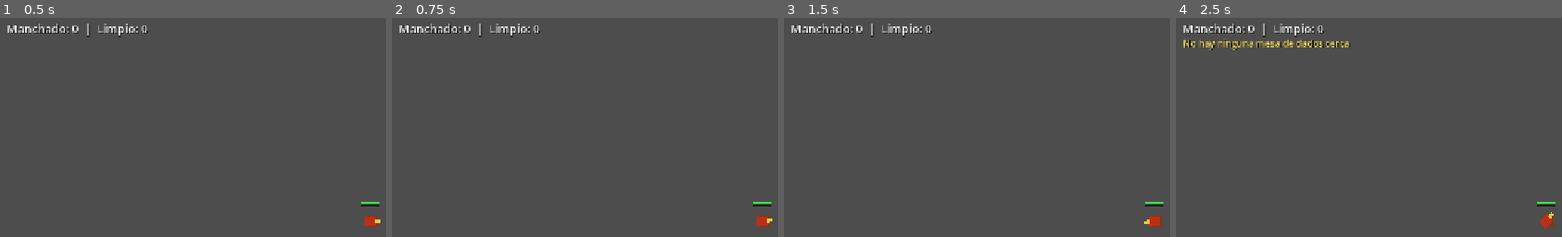
Above: before the commit, frames 1-4 (left to right).
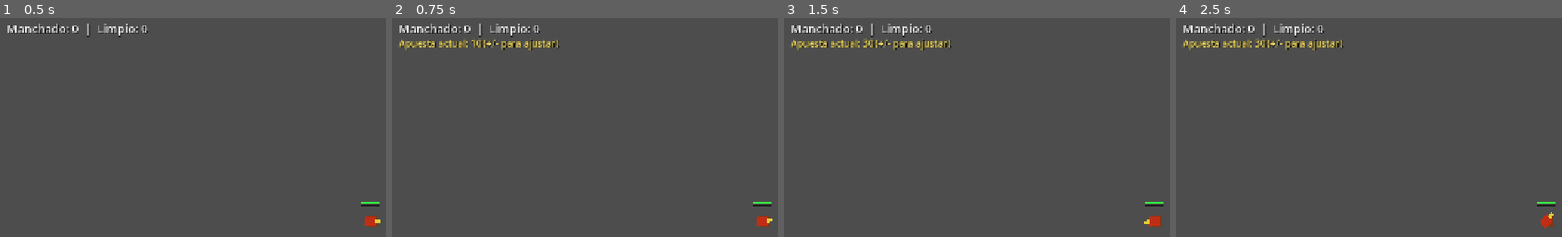
Above: after the commit, the same moments.

Repository: thejowe/ninjex
Game: Godot game, scene res://scenes/player/player.tscn
Same seed, same stepped clock (60 frames per second), same inputs: the game is played once before the commit and once after it. This scene is started directly instead of the project's main scene.
Inputs (mouse positions are in pixels of both pictures, inside the frame that each line leads up to):
- Up to frame 1 (0.5 s): no input
- Up to frame 2 (0.75 s): tap Enter at 0.5 s; move the mouse to (outside the picture) at 0.52 s; hold D (move_right) from 0.53 s (still down); tap - (apuesta_bajar, bound only after the commit) at 0.6 s
- Up to frame 3 (1.5 s): tap = (apuesta_subir, bound only after the commit) at 0.8, 1.35 s; tap Space (impulse) at 1.25 s; move the mouse to (outside the picture) at 1.27 s; release D (move_right) at 1.28 s; hold S (move_down) from 1.28 s (still down)
- Up to frame 4 (2.5 s): tap - (apuesta_bajar, bound only after the commit) at 1.55 s; tap Enter at 2 s; move the mouse to (outside the picture) at 2.02 s; release S (move_down) at 2.03 s; hold D (move_right) from 2.03 s (still down); tap T (apostar_alto) at 2.1 s; tap = (apuesta_subir, bound only after the commit) at 2.3 s

Frame 1 is identical in both runs. In frame 2, 1.0% of the frame differs, in the area x 1-44%, y 9-15%; in frame 3, 1.0%; in frame 4, 1.1%, in the area x 1-45%, y 9-15%.

Commit message:
Mesa de dados: apuesta ajustable en vez de monto fijo de 20
Pedido directo del usuario: "que se pueda apostar todo lo que quieras, no
un minimo de 20". MesaDados.apuesta_fija -> apuesta_minima (1.0, solo un
suelo para no apostar 0). Nuevas teclas +/- (apuesta_subir/apuesta_bajar)
ajustan _apuesta_monto de 10 en 10 sin techo -- el host sigue validando
fondos al apostar de verdad. El aviso de interaccion junto a la mesa ahora
muestra cuanto vas a apostar y con que moneda.

Co-Authored-By: Claude Sonnet 5 <noreply@anthropic.com>
Claude-Session: https://claude.ai/code/session_01AJreZ1zmSU6ncpj3ssCMTb

Diff:
--- a/project.godot
+++ b/project.godot
@@ -107,6 +107,16 @@
 "events": [Object(InputEventKey,"resource_local_to_scene":false,"resource_name":"","device":-1,"window_id":0,"alt_press …(191 unchanged characters)…
 ]
 }
+apuesta_subir={
+"deadzone": 0.2,
+"events": [Object(InputEventKey,"resource_local_to_scene":false,"resource_name":"","device":-1,"window_id":0,"alt_pressed":false,"shift_pressed":false,"ctrl_pressed":false,"meta_pressed":false,"pressed":false,"keycode":0,"physical_keycode":61,"key_label":0,"unicode":61,"location":0,"echo":false,"script":null)
+]
+}
+apuesta_bajar={
+"deadzone": 0.2,
+"events": [Object(InputEventKey,"resource_local_to_scene":false,"resource_name":"","device":-1,"window_id":0,"alt_pressed":false,"shift_pressed":false,"ctrl_pressed":false,"meta_pressed":false,"pressed":false,"keycode":0,"physical_keycode":45,"key_label":0,"unicode":45,"location":0,"echo":false,"script":null)
+]
+}
 toggle_moneda_apuesta={
 "deadzone": 0.2,
 "events": [Object(InputEventKey,"resource_local_to_scene":false,"resource_name":"","device":-1,"window_id":0,"alt_press …(192 unchanged characters)…
--- a/scripts/economy/mesa_dados.gd
+++ b/scripts/economy/mesa_dados.gd
@@ -32,11 +32,13 @@
 const CARA_ALTO := 3
 
 @export var radio_apuesta: float = 70.0
-## Apuesta fija por tirada en vez de cantidad variable: un vertical slice
-## sin HUD no tiene forma de que el jugador escriba una cantidad, asi que
-## una unica tecla apuesta siempre lo mismo -- mismo criterio que "vender
-## todos los cadaveres cargados de golpe" en player.gd confirm_vender().
-@export var apuesta_fija: float = 20.0
+## Apuesta ajustable (pedido del usuario: "que se pueda apostar todo lo que
+## quieras, no un minimo de 20"). Ya no es un monto fijo -- solo el suelo
+## para no poder apostar 0 ni negativo. El jugador ajusta cuanto apostar con
+## +/- (ver player.gd _apuesta_monto/APUESTA_STEP) y esa cantidad viaja en
+## el RPC submit_apostar_dados(); el host solo comprueba que sea >= esto y
+## que haya fondos suficientes.
+@export var apuesta_minima: float = 1.0
 
 @onready var _visual: ColorRect = $Visual
 
--- a/scripts/economy/usurero.gd
+++ b/scripts/economy/usurero.gd
@@ -33,9 +33,9 @@
 
 @export var radio_prestamo: float = 70.0
 
-## Fondo minimo (decision de diseno: te saca del apuro -- alcanza para una
-## apuesta de sobra en la Mesa de Dados (MesaDados.apuesta_fija = 20.0) con
-## margen para intentarlo mas de una vez -- pero no es gratis ni te deja
+## Fondo minimo (decision de diseno: te saca del apuro -- alcanza para
+## varias apuestas del monto por defecto en la Mesa de Dados (ver
+## player.gd _apuesta_monto, 20.0 de partida, ajustable) -- pero no es gratis ni te deja
 ## comodo).
 @export var monto_prestamo: float = 50.0
 
--- a/scripts/player/player.gd
+++ b/scripts/player/player.gd
@@ -147,6 +147,17 @@
 ## (toggle_moneda_apuesta), por defecto limpio (el camino "seguro" que
 ## sigue el brief al pie de la letra).
 var _apuesta_moneda: String = "limpio"
+## Cuanto se apuesta en la mesa de dados (pedido del usuario: "que se pueda
+## apostar todo lo que quieras, no un minimo de 20"). Antes era un monto fijo
+## (MesaDados.apuesta_fija = 20.0) sin forma de cambiarlo -- ahora se ajusta
+## con +/- (apuesta_subir/apuesta_bajar) de APUESTA_STEP en APUESTA_STEP, sin
+## techo (el host igual rechaza si no hay fondos, ver submit_apostar_dados),
+## con suelo en APUESTA_MONTO_MINIMO para no poder apostar 0 ni negativo. Es
+## puramente local (como _apuesta_moneda) -- no hace falta red hasta que de
+## verdad se aposte.
+const APUESTA_STEP := 10.0
+const APUESTA_MONTO_MINIMO := 1.0
+var _apuesta_monto: float = 20.0
 ## Peso del botin (brief H2 tarea 4): cada cadaver cargado resta velocidad.
 ## MIN_CARGA_SPEED_RATIO evita que cargar el maximo te deje casi inmovil --
 ## seria un castigo, no una decision interesante.
@@ -430,6 +441,10 @@
 			_request_apostar_dados("bajo")
 		if Input.is_action_just_pressed("toggle_moneda_apuesta"):
 			_toggle_apuesta_moneda()
+		if Input.is_action_just_pressed("apuesta_subir"):
+			_ajustar_apuesta_monto(APUESTA_STEP)
+		if Input.is_action_just_pressed("apuesta_bajar"):
+			_ajustar_apuesta_monto(-APUESTA_STEP)
 		if Input.is_action_just_pressed("pedir_prestamo"):
 			_request_prestamo_usurero()
 		if Input.is_action_just_pressed("comprar_forja"):
@@ -459,6 +474,15 @@
 	else:
 		_status_label.text = "Apuesta con LIMPIO"
 
+## Solo local, igual que _toggle_apuesta_moneda -- ajustar cuanto vas a
+## apostar es una preferencia previa, no una accion de red hasta que de
+## verdad pulses T/B. Sin techo (el host valida fondos al apostar de
+## verdad), suelo en APUESTA_MONTO_MINIMO para no poder dejarlo en 0.
+func _ajustar_apuesta_monto(delta: float) -> void:
+	_apuesta_monto = max(APUESTA_MONTO_MINIMO, _apuesta_monto + delta)
+	_status_label.modulate = Color(1, 1, 1)
+	_status_label.text = "Apuesta actual: %.0f (+/- para ajustar)" % _apuesta_monto
+
 func _handle_movement() -> void:
 	if _impulse_active_time > 0.0 or _potenciador_dash_active_time > 0.0:
 		# El Impulso (y el dash del Potenciador de Viento) mueven al jugador
@@ -508,7 +532,7 @@
 	elif _find_nearest_cambista_in_range(CASINO_RANGE) != null:
 		texto = "Pulsa C para cambiar dinero manchado a limpio"
 	elif _find_nearest_mesa_dados_in_range(CASINO_RANGE) != null:
-		texto = "Pulsa T para apostar alto, B para apostar bajo (M para cambiar de moneda)"
+		texto = "Apuesta %.0f %s -- T alto, B bajo (+/- ajusta, M cambia moneda)" % [_apuesta_monto, _apuesta_moneda]
 	elif _find_nearest_usurero_in_range(CASINO_RANGE) != null:
 		texto = "Pulsa U para pedir un prestamo"
 	elif _find_nearest_forja_in_range(HUB_RANGE) != null:
@@ -1712,20 +1736,21 @@
 	_status_label.text = mensaje
 
 func _request_apostar_dados(eleccion: String) -> void:
-	submit_apostar_dados.rpc_id(1, eleccion, _apuesta_moneda)
-
-## Apuesta la cantidad fija de la mesa (MesaDados.apuesta_fija) a "alto" o
-## "bajo", con la moneda que el jugador tenga seleccionada (tecla M) --
-## "limpio" (el camino que sigue el brief al pie de la letra) o "manchado"
-## (via de blanquear jugando en vez de pagando la comision del Cambista,
-## decision de diseno del usuario, ver _apuesta_moneda arriba). `moneda`
-## solo elige DE QUE POOL sale/entra el dinero -- el host sigue siendo quien
+	submit_apostar_dados.rpc_id(1, eleccion, _apuesta_moneda, _apuesta_monto)
+
+## Apuesta `monto` (ajustable con +/-, ver _apuesta_monto arriba -- ya no es
+## un monto fijo de mesa) a "alto" o "bajo", con la moneda que el jugador
+## tenga seleccionada (tecla M) -- "limpio" (el camino que sigue el brief al
+## pie de la letra) o "manchado" (via de blanquear jugando en vez de pagando
+## la comision del Cambista, decision de diseno del usuario, ver
+## _apuesta_moneda arriba). `moneda` y `monto` solo dicen DE QUE POOL y
+## CUANTO se pide jugarse -- el host sigue siendo quien valida fondos y
 ## calcula el resultado real, asi que el cliente no puede inventarse ni la
-## cantidad ni el resultado, solo pedir con cual de sus dos monederos jugar.
+## cantidad ni el resultado, solo pedir con que monedero y cuanto.
 ## Ver mesa_dados.gd para las reglas de las tres caras y el payout. El RNG
 ## del resultado corre entero en el host dentro de mesa.resolver_tirada().
 @rpc("any_peer", "call_local", "reliable")
-func submit_apostar_dados(eleccion: String, moneda: String) -> void:
+func submit_apostar_dados(eleccion: String, moneda: String, monto: float) -> void:
 	if not multiplayer.is_server():
 		return
 	if not _validate_sender():
@@ -1738,11 +1763,14 @@
 	if mesa == null:
 		confirm_casino_mensaje.rpc("No hay ninguna mesa de dados cerca")
 		return
+	if monto < mesa.apuesta_minima:
+		confirm_casino_mensaje.rpc("La apuesta minima es %.0f" % mesa.apuesta_minima)
+		return
 	var disponible: float = NetworkManager.dinero_limpio if moneda == "limpio" else NetworkManager.dinero_manchado
-	if disponible < mesa.apuesta_fija:
+	if disponible < monto:
 		# Igual que en el Cambista: sin aviso esto se ve identico a un boton
 		# que no responde.
-		confirm_casino_mensaje.rpc("Necesitas al menos %.0f de dinero %s para apostar" % [mesa.apuesta_fija, moneda])
+		confirm_casino_mensaje.rpc("Necesitas al menos %.0f de dinero %s para esa apuesta" % [monto, moneda])
 		return
 	var resultado := mesa.resolver_tirada(eleccion)
 	var gano: bool = resultado["gano"]
@@ -1752,19 +1780,19 @@
 	# genera nada que recortar.
 	var recorte_usurero := 0.0
 	var nueva_deuda: float = NetworkManager.usurero_deuda_pendiente
-	var ganancia: float = mesa.apuesta_fija
+	var ganancia: float = monto
 	if gano and nueva_deuda > 0.0:
-		recorte_usurero = min(mesa.apuesta_fija * NetworkManager.usurero_deuda_recorte_porcentaje, nueva_deuda)
+		recorte_usurero = min(monto * NetworkManager.usurero_deuda_recorte_porcentaje, nueva_deuda)
 		ganancia -= recorte_usurero
 		nueva_deuda -= recorte_usurero
-	var delta: float = ganancia if gano else -mesa.apuesta_fija
+	var delta: float = ganancia if gano else -monto
 	var nuevo_limpio: float = NetworkManager.dinero_limpio
 	var nuevo_manchado: float = NetworkManager.dinero_manchado
 	if moneda == "limpio":
 		nuevo_limpio += delta
 	else:
 		nuevo_manchado += delta
-	confirm_apostar_dados.rpc(nuevo_limpio, nuevo_manchado, moneda, eleccion, cara, gano, mesa.apuesta_fija, recorte_usurero, nueva_deuda)
+	confirm_apostar_dados.rpc(nuevo_limpio, nuevo_manchado, moneda, eleccion, cara, gano, monto, recorte_usurero, nueva_deuda)
 
 @rpc("any_peer", "call_local", "reliable")
 func confirm_apostar_dados(nuevo_limpio: float, nuevo_manchado: float, moneda: String, eleccion: String, cara: int, gano: bool, apuesta: float, recorte_usurero: float, nueva_deuda: float) -> void:
